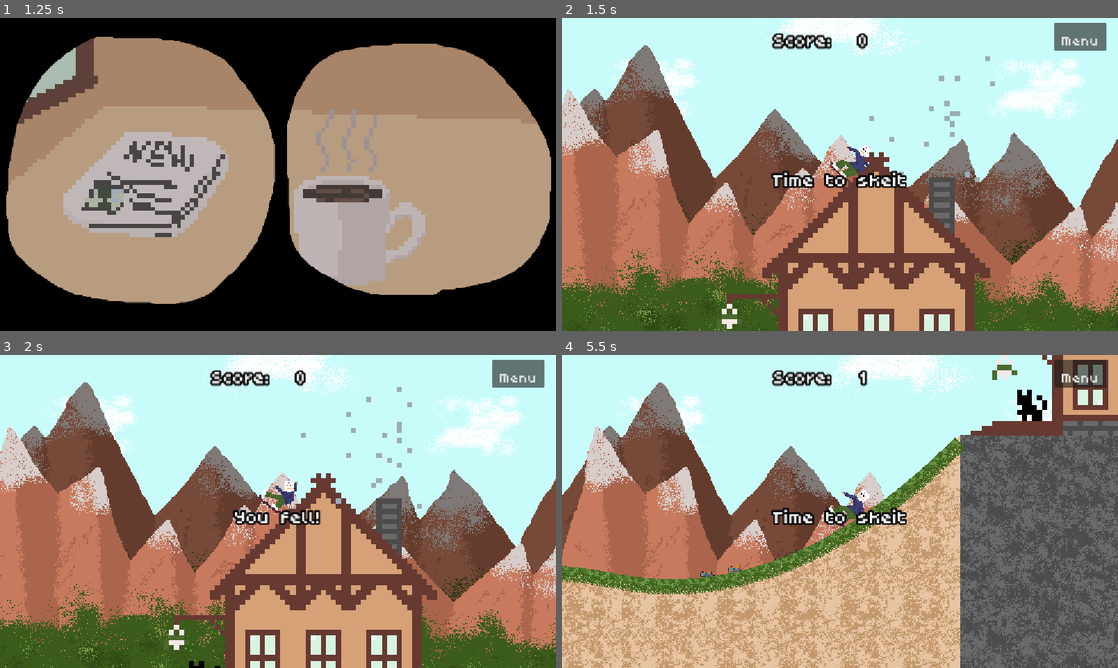
Above: before the commit, frames 1-4 (two rows, left to right).
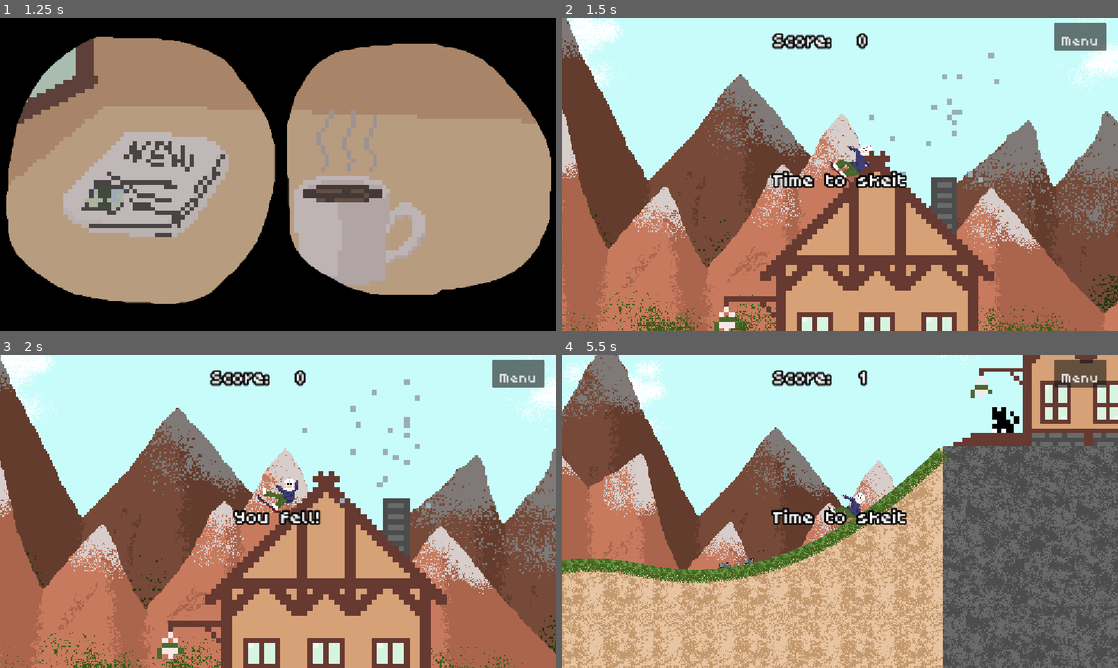
Above: after the commit, the same moments.

Repository: Nikug/fgj-2026
Game: Godot game, scene res://vilperi/MaskSelect.tscn
Same seed, same stepped clock (60 frames per second), same inputs: the game is played once before the commit and once after it. Sound files missing from this copy of the repository are replaced by a short silence.
Inputs (mouse positions are in pixels of both pictures, inside the frame that each line leads up to):
- Up to frame 1 (1.25 s): click "Begin your day" at 0.5 s
- Up to frame 2 (1.5 s): tap Enter (ui_accept) at 1.25 s; move the mouse to (962, 158) at 1.27 s; hold Right (right) from 1.28 s (still down); click (962, 158) at 1.35 s
- Up to frame 3 (2 s): keep holding Right (right); tap Space (jump) at 1.52 s; tap R (r) at 1.55 s
- Up to frame 4 (5.5 s): move the mouse to (728, 527) at 2.02 s; tap R (r) at 2.1, 3.8, 4.35 s; tap Space (jump) at 2.27, 3.77, 4.52, 5.27 s; tap Enter (ui_accept) at 2.3, 2.85, 4.55, 5.1 s; move the mouse to (895, 442) at 2.77 s; release Right (right) at 2.78 s; hold A (left) 2.78-3.53 s; click (895, 442) at 3.05 s; move the mouse to (812, 574) at 3.52 s; hold Right (right) 3.53-5.03 s; click (812, 574) at 3.6 s; move the mouse to (1006, 558) at 4.27 s; move the mouse to (673, 464) at 5.02 s; hold A (left) from 5.03 s (still down); click (673, 464) at 5.3 s

Frame 1 is identical in both runs. In frame 2, 44% of the frame differs, in the area x 0-100%, y 0-100%; in frame 3, 47%; in frame 4, 50%.

Commit message:
action camera

Diff:
--- a/skeittipeli/ground.tscn
+++ b/skeittipeli/ground.tscn
@@ -3,14 +3,13 @@
 [ext_resource type="Script" uid="uid://dhw4c8cbdp8nh" path="res://ground.gd" id="1_yh8r4"]
 [ext_resource type="Texture2D" uid="uid://do44grif0h7be" path="res://maija/stuff/ground.png" id="2_wnojy"]
 [ext_resource type="Script" uid="uid://bft4681yljfr5" path="res://grass.gd" id="3_tv015"]
-[ext_resource type="Texture2D" uid="uid://rffhujfgjcqi" path="res://images/dirty_1.png" id="2_t7tip"]
 [ext_resource type="Texture2D" uid="uid://baqai83x12kdh" path="res://maija/stuff/grass_tile.png" id="4_wnojy"]
 
 [node name="Ground" type="Node2D" unique_id=197143632]
 script = ExtResource("1_yh8r4")
 resolution = 24
 segment_width = 700.0
-segment_height = 600.0
+segment_height = 3000.0
 decline_rate = -5.0
 jump_strength = 20.0
 foliage_chance = 0.03
--- a/skeittipeli/main2.tscn
+++ b/skeittipeli/main2.tscn
@@ -50,6 +50,7 @@
 follow_speed = 30.0
 
 [node name="Background" parent="Camera2D" unique_id=279925762 instance=ExtResource("3_0rof8")]
+scale = Vector2(1.5, 1.5)
 
 [node name="Pelaaja" parent="." unique_id=1365664806 instance=ExtResource("2_sck4r")]
 position = Vector2(-243, -408.00003)
--- a/skeittipeli/main_camera.gd
+++ b/skeittipeli/main_camera.gd
@@ -10,5 +10,9 @@
 # Called every frame. 'delta' is the elapsed time since the previous frame.
 func _process(delta: float) -> void:
   var player = get_node("/root/Main2/Pelaaja")
-  position = lerp(position, player.position, follow_speed * delta)
-  pass
+  if player != null:
+    position = lerp(position, player.position, follow_speed * delta)
+    var velocity: Vector2 = player.velocity
+    var speed: float = velocity.length()
+    var zoom_level = 1 / lerp(0.9, 1.2, speed / 1000)
+    zoom = lerp(zoom, Vector2(zoom_level, zoom_level), delta * 2)
Not shown: 1 places in skeittipeli/main2.tscn that only renumber resources
